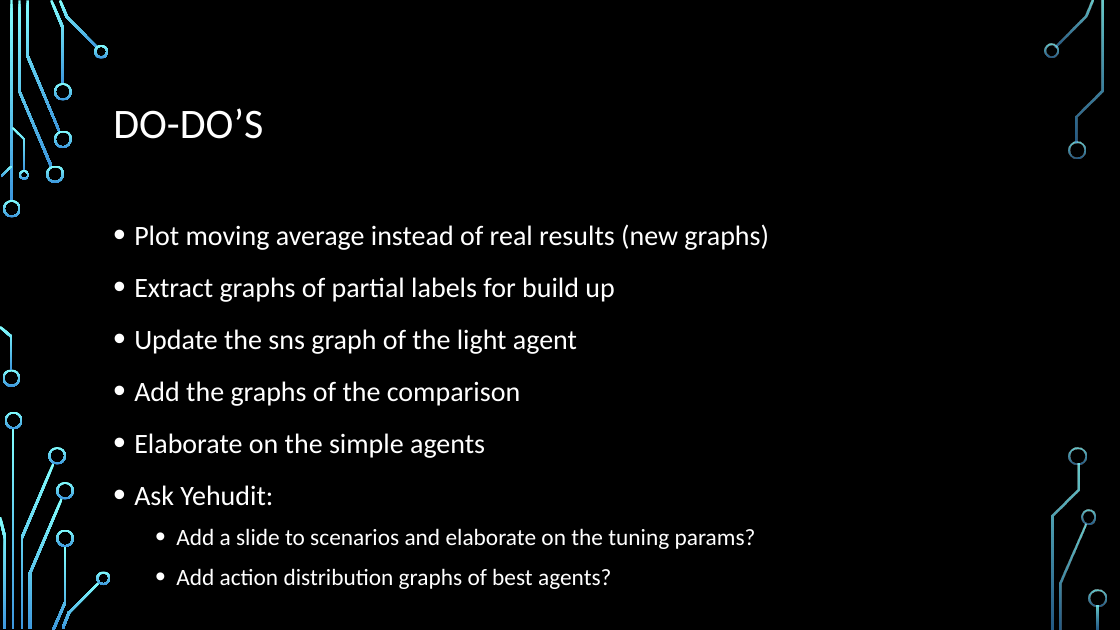
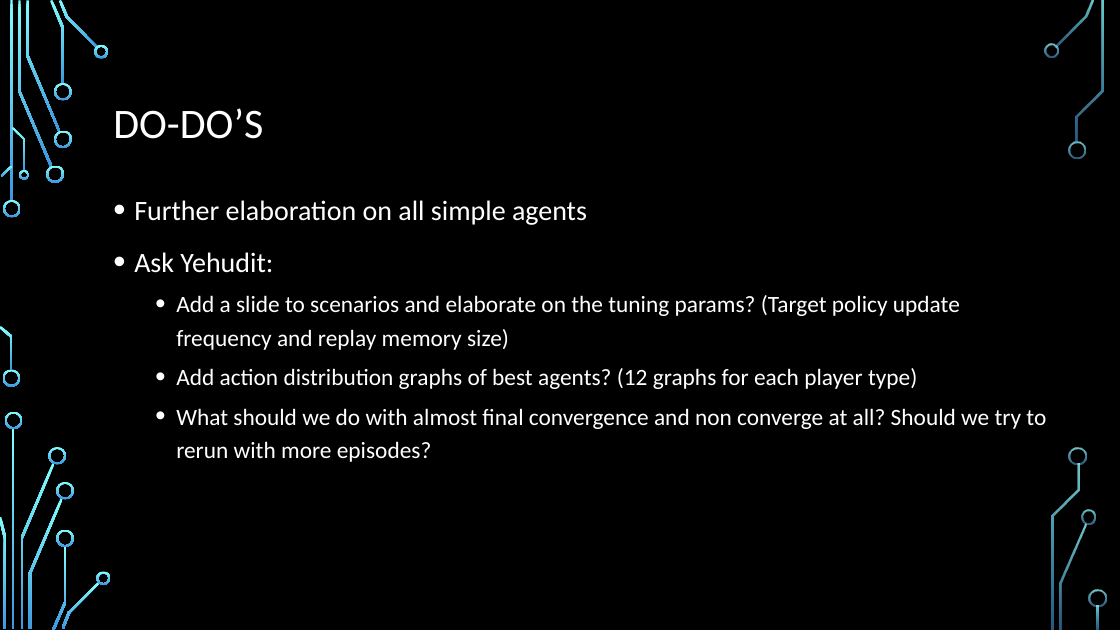
Before and after one commit to EliavSh/FinalProjectRL, a slide deck: slide 36 of docs/Semi Final Results.pptx (slide 34 before the commit). Drawn at 1120x630 pixels with LibreOffice and Linux fonts; fonts in the diff are those of the drawing; background and template pictures are left out. Boxes give left, top, right and bottom in pixels: in the first picture for what was removed or moved away, otherwise in the second. Text is boxed around its words. In the diff, an @@ line names an element or a change of style, - is before the commit and + after.

Commit message:
further work on post process results

```diff
--- a/docs/Semi Final Results.pptx
+++ b/docs/Semi Final Results.pptx
@@ text "Further elaboration on all simple ..." moved from (x1=134, y1=224, x2=769, y2=589) to (x1=134, y1=200, x2=1046, y2=462) @@
@@ text at (x1=134, y1=200, x2=587, y2=225): text changed @@
-• Plot moving average instead of real results (new graphs)
-• Extract graphs of partial labels for build up
-• Update the sns graph of the light agent
-• Add the graphs of the comparison
-• Elaborate on the simple agents
+• Further elaboration on all simple agents
@@ text at (x1=176, y1=295, x2=1046, y2=462): text changed @@
-  • Add a slide to scenarios and elaborate on the tuning params?
-  • Add action distribution graphs of best agents?
+  • Add a slide to scenarios and elaborate on the tuning params? (Target policy update frequency and replay memory size)
+  • Add action distribution graphs of best agents? (12 graphs for each player type)
+  • What should we do with almost final convergence and non converge at all? Should we try to rerun with more episodes?
```
Also in this commit, not shown: 10 other slides changed, 4 slides added, 2 slides removed, 13 other files.
